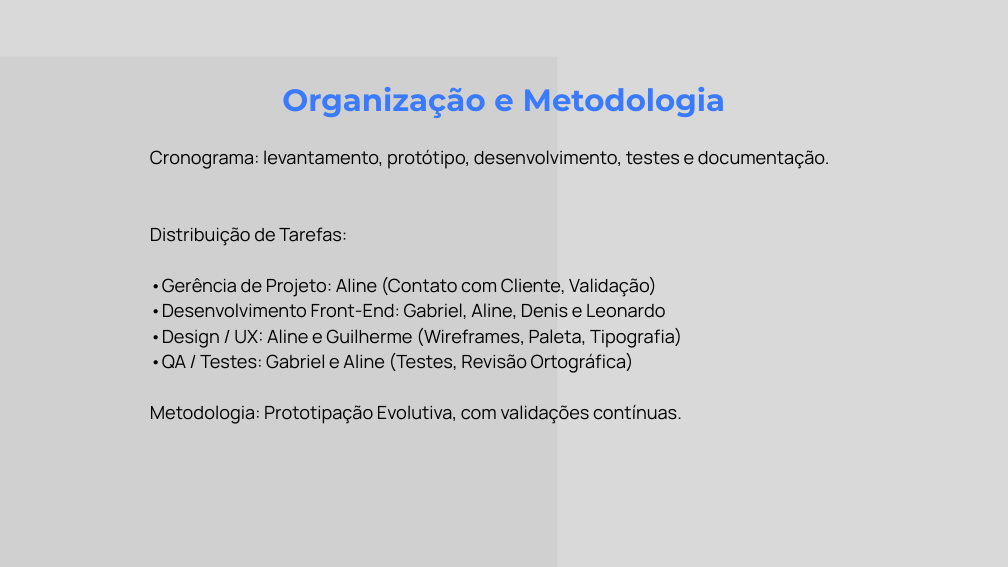
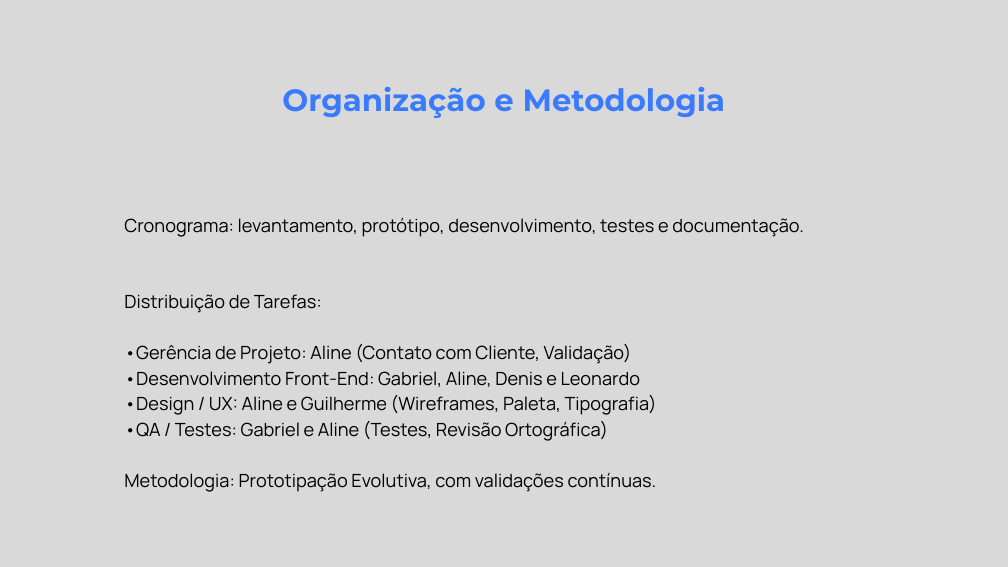
Before and after one commit to Denis-Diego-neb/Portifolio-pi, a slide deck: slide 6 of apresentacao/slide/PROJETO INTEGRADOR I.pptx. Drawn at 1008x567 pixels with LibreOffice and Linux fonts; fonts in the diff are those of the drawing; grey boxes stand for pictures. Boxes give left, top, right and bottom in pixels: in the first picture for what was removed or moved away, otherwise in the second. Text is boxed around its words. In the diff, an @@ line names an element or a change of style, - is before the commit and + after.

```diff
--- a/apresentacao/slide/PROJETO INTEGRADOR I.pptx
+++ b/apresentacao/slide/PROJETO INTEGRADOR I.pptx
@@ picture removed at [0, 56, 557, 567] @@
@@ text "Cronograma: levantamento, protótipo, desenvolvimento, testes ...": place and size @@
-text "Cronograma: levantamento, protótipo, desenvolvimento, testes ..." at [150, 150, 830, 424]
+text "Cronograma: levantamento, protótipo, desenvolvimento, testes ..." at [124, 218, 804, 492]
```
Also in this commit, not shown: 21 other slides changed, 1 other file.
